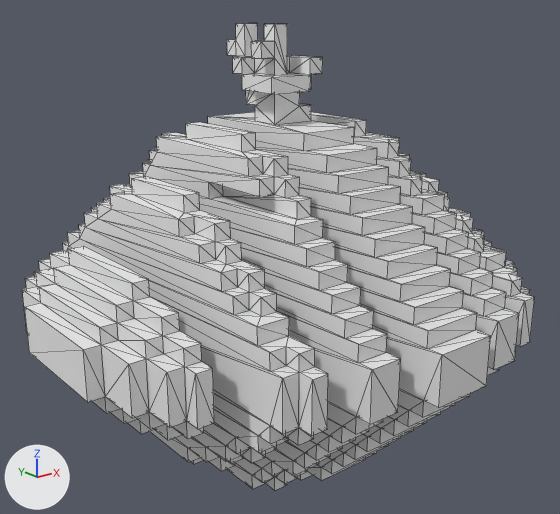
Renders of the OBJ model Overcooked/Overcooked/models/CutOnion.obj from each side of a commit.
One viewpoint serves both versions: a 50 mm lens placed at (-3.12, -3.92, 2.96), pointed at (0.0, -0.02, 1.4). The lights are fixed; the arrows at lower left show +X, +Y and +Z. Mesh edges are drawn as thin lines. Where no turn or scale is listed for an object, it has been applied to the vertices. Vertices at the same position are counted once.

Script lines for the objects in view, before the commit:
```python
me_untitled = bpy.data.meshes.new('Untitled')
me_untitled.from_pydata(...)  # 1273 vertices, 2522 faces; spans x -1.6..1.6, y -1.6..1.6, z 0.0..2.9
me_untitled.materials.append(mat_palette)  # white #e7e7e7
ob_untitled = bpy.data.objects.new('Untitled', me_untitled)
ob_untitled.location = (0.0, 0.0, 0.0)
```
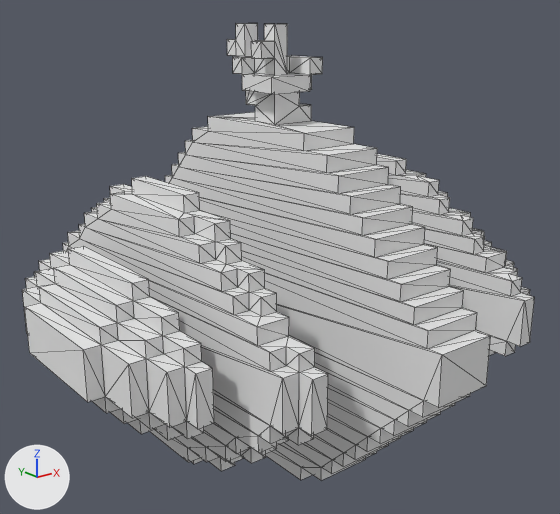
Location of each change, [x1, y1, x2, y2] in pixels of the pictures (560 x 514 px):
'Untitled', reshaped: before [22, 23, 535, 490]; after [22, 23, 535, 480]
part 1 of me_untitled, deleted: before [128, 122, 401, 490]
part 2 of me_untitled, deleted: before [311, 112, 519, 375]

What changed in the scene script:
```text
Change me_untitled:
    where me_untitled.from_pydata(...)  # 1273 vertices, 2522 faces; spans x -1.6..1.6, y -1.6..1.6, z 0.0..2.9
    used by ob_untitled; location = (0.0, 0.0, 0.0)
    me_untitled part 1: the loose piece of 209 vertices spanning x -0.6..-0.4, y -1.5..1.5, z 0.0..2.3 is deleted
    me_untitled part 2: the loose piece of 208 vertices spanning x 0.4..0.6, y -1.5..1.5, z 0.0..2.3 is deleted
```
